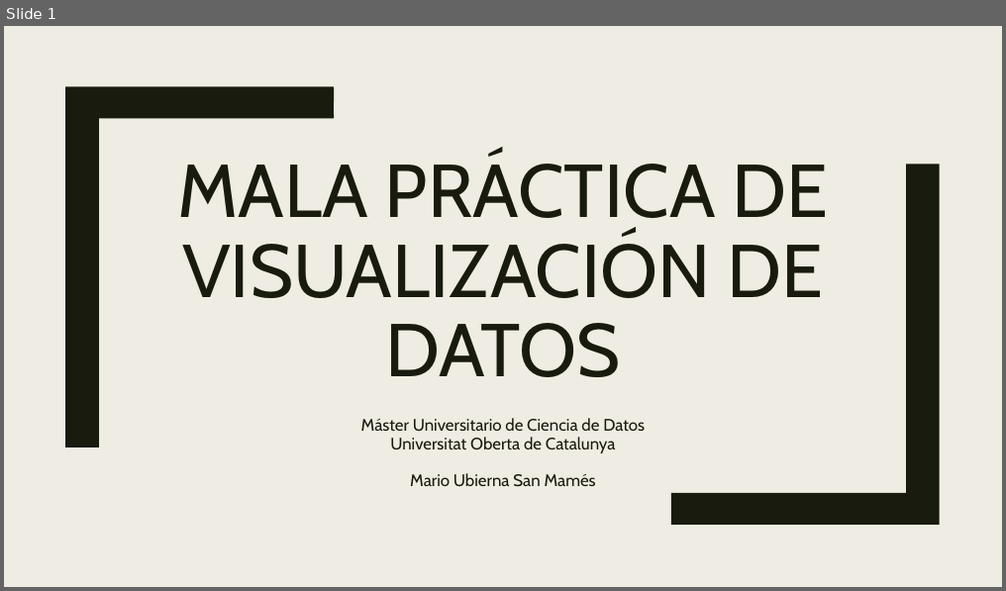
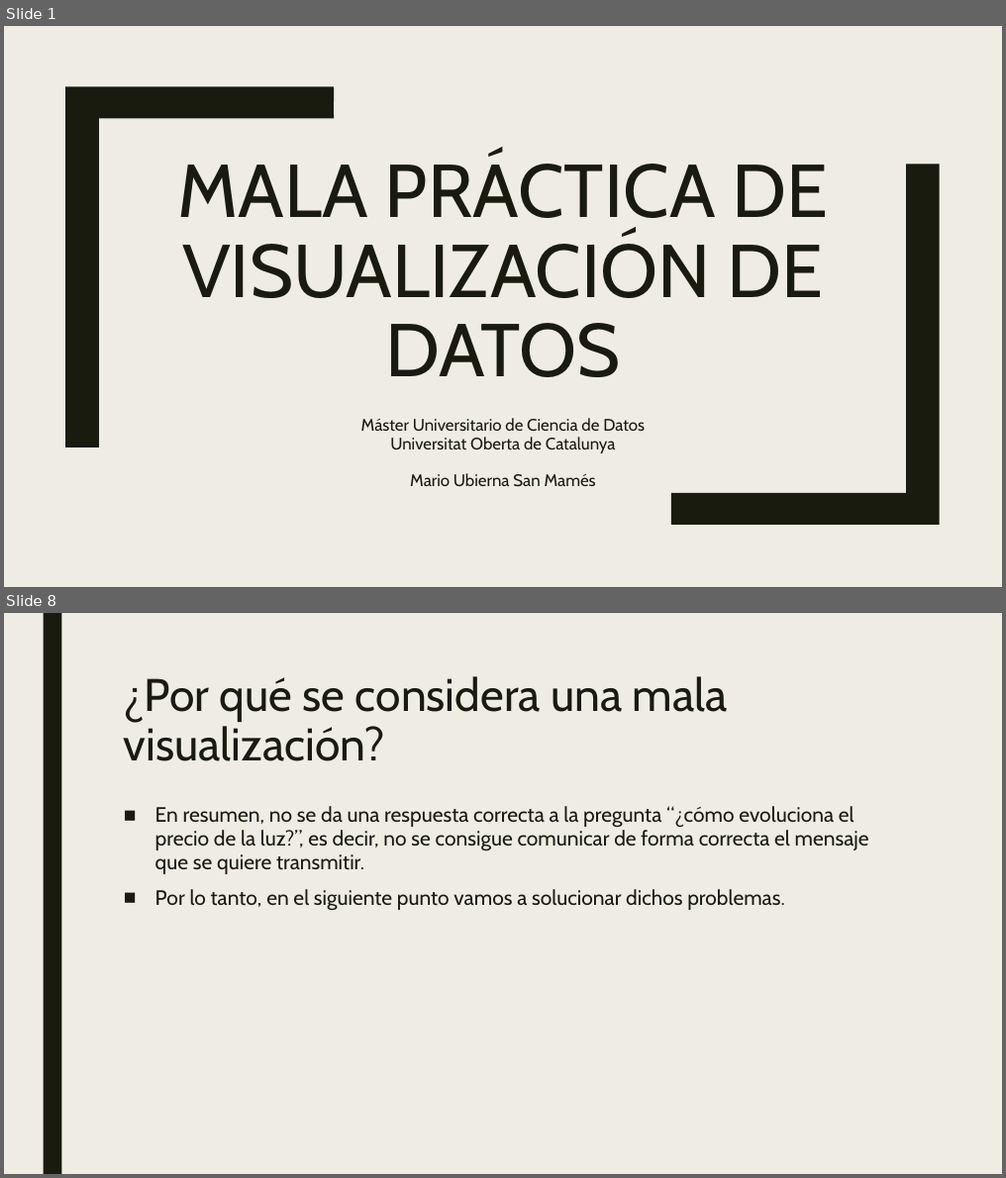
Before and after one commit to mariousm/Data-Science-Master, a slide deck: 2021-22/PrimerSemestre/Visualizacion/MalaPractica.pptx. Shown one above the other, each under a label of ours: slide 1 before the commit, slides 1 and 8 after it; the slides between them are not shown. The pictures are 1006x591 and 1006x1178 pixels, drawn with LibreOffice and Linux fonts; fonts in the diff are those of the drawing. Boxes give left, top, right and bottom in pixels: in the first picture for what was removed or moved away, otherwise in the second. Text is boxed around its words. In the diff, an @@ line names an element or a change of style, - is before the commit and + after.

```diff
--- a/2021-22/PrimerSemestre/Visualizacion/MalaPractica.pptx
+++ b/2021-22/PrimerSemestre/Visualizacion/MalaPractica.pptx
@@ slide 8 added at (4,613,1002,1174), background #EFEDE3 @@
@@ rectangle added at (43,613,61,1174), fill #191B0E @@
@@ title added at (124,676,728,761), 44 pt, text #191B0E @@
+¿Por qué se considera una mala visualización?
@@ text added at (155,806,869,911), 20 pt, text #191B0E @@
+■ En resumen, no se da una respuesta correcta a la pregunta “¿cómo evoluciona el precio de la luz?”, es decir, no se consigue comunicar de forma correcta el mensaje que se quiere transmitir.
+■ Por lo tanto, en el siguiente punto vamos a solucionar dichos problemas.
```
Also in this commit, not shown: 9 other slides added, 1 other file.
